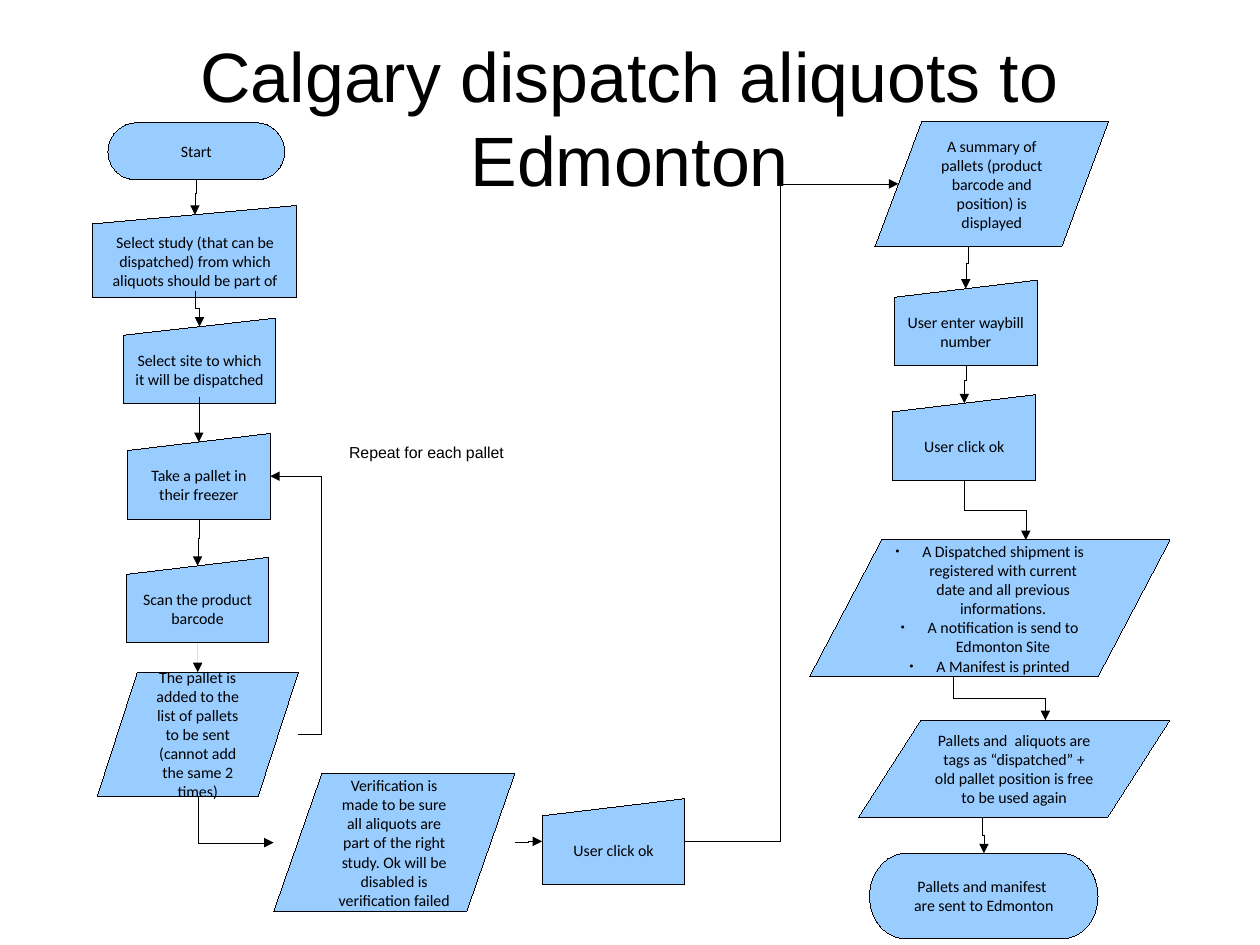
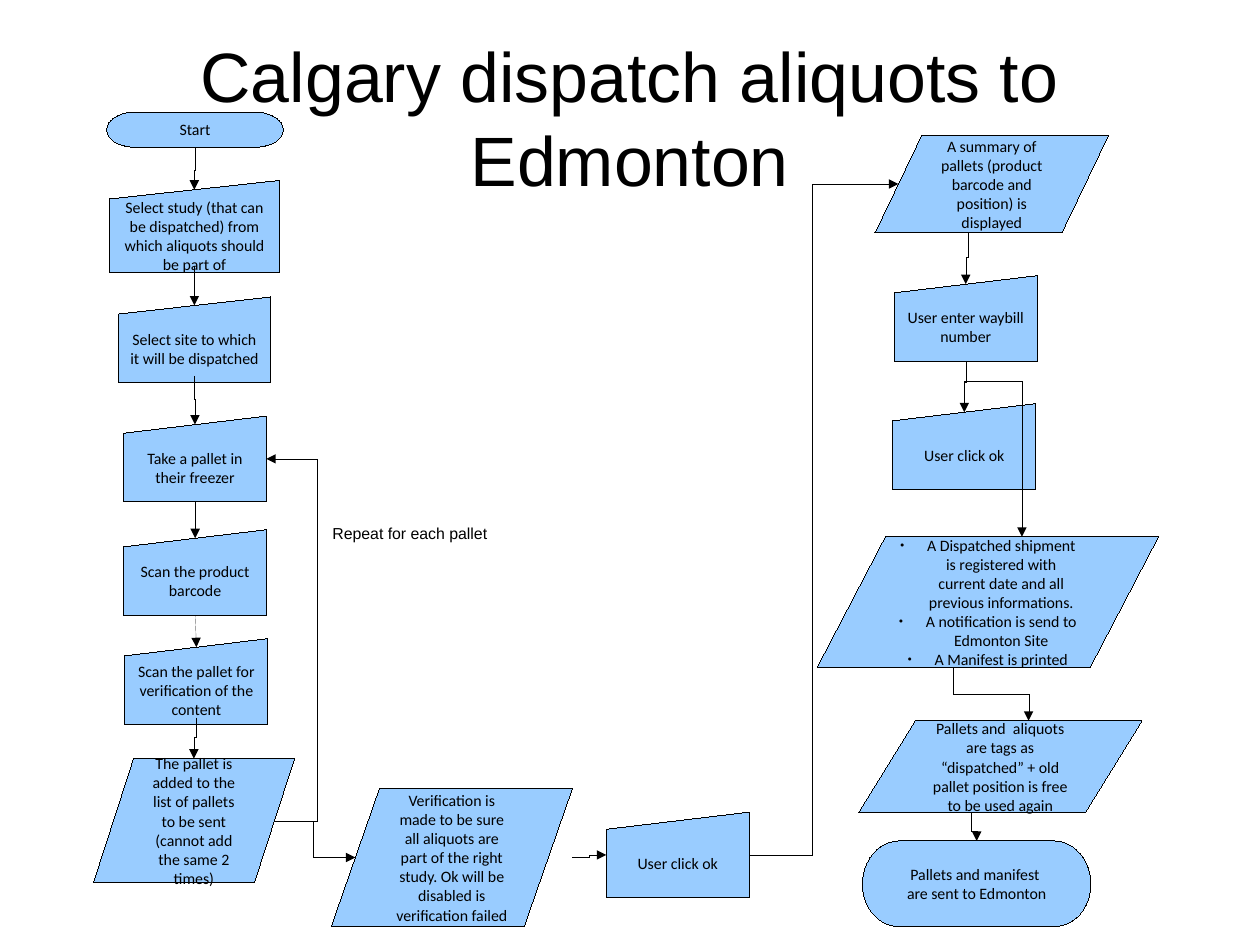
Before and after one commit to CBSR-Biobank/biobank, a slide deck: slide 4 of docs/dispatchModificationsInformation.odp. Drawn at 1260x945 pixels with LibreOffice and Linux fonts; fonts in the diff are those of the drawing. Boxes give left, top, right and bottom in pixels: in the first picture for what was removed or moved away, otherwise in the second. Text is boxed around its words. In the diff, an @@ line names an element or a change of style, - is before the commit and + after.

Commit message:
update dispatch flowcharts docs

```diff
--- a/docs/dispatchModificationsInformation.odp
+++ b/docs/dispatchModificationsInformation.odp
@@ pill shape "Start": place and size @@
-pill shape "Start" at bbox=[107, 122, 285, 180]
+pill shape "Start" at bbox=[106, 112, 284, 147]
@@ elbow arrow moved from (197, 180) - (196, 215) to (196, 147) - (194, 190) @@
@@ flow chart input output "A summary of pallets (product ...": place and size @@
-flow chart input output "A summary of pallets (product ..." at bbox=[876, 121, 1109, 246]
+flow chart input output "A summary of pallets (product ..." at bbox=[876, 135, 1109, 232]
@@ flow chart manual input "Select study (that can be ...": place and size @@
-flow chart manual input "Select study (that can be ..." at bbox=[93, 206, 297, 298]
+flow chart manual input "Select study (that can be ..." at bbox=[110, 181, 279, 273]
@@ elbow arrow moved from (685, 842) - (899, 184) to (749, 855) - (899, 184) @@
@@ elbow arrow moved from (968, 246) - (966, 289) to (968, 233) - (966, 285) @@
@@ elbow arrow moved from (196, 290) - (200, 327) to (194, 265) - (194, 305) @@
@@ flow chart manual input "Select site to which it ...": place and size @@
-flow chart manual input "Select site to which it ..." at bbox=[123, 318, 277, 404]
+flow chart manual input "Select site to which it ..." at bbox=[118, 297, 271, 383]
@@ flow chart manual input "User enter waybill number": place and size @@
-flow chart manual input "User enter waybill number" at bbox=[894, 280, 1037, 366]
+flow chart manual input "User enter waybill number" at bbox=[894, 276, 1037, 361]
@@ elbow arrow moved from (200, 397) - (199, 442) to (194, 376) - (196, 424) @@
@@ elbow arrow moved from (966, 366) - (965, 404) to (966, 361) - (965, 413) @@
@@ elbow arrow moved from (965, 480) - (1026, 540) to (965, 404) - (1022, 537) @@
@@ flow chart manual input "Take a pallet in their ...": place and size @@
-flow chart manual input "Take a pallet in their ..." at bbox=[127, 433, 270, 519]
+flow chart manual input "Take a pallet in their ..." at bbox=[123, 416, 266, 502]
@@ flow chart manual input "User click ok": place and size @@
-flow chart manual input "User click ok" at bbox=[893, 394, 1036, 480]
+flow chart manual input "User click ok" at bbox=[893, 404, 1036, 489]
@@ elbow arrow moved from (298, 734) - (270, 477) to (295, 821) - (266, 458) @@
@@ elbow arrow moved from (199, 512) - (198, 566) to (196, 495) - (196, 539) @@
@@ flow chart manual input "Scan the product barcode": place and size @@
-flow chart manual input "Scan the product barcode" at bbox=[126, 558, 269, 644]
+flow chart manual input "Scan the product barcode" at bbox=[123, 529, 266, 615]
@@ text "Repeat for each pallet": place and size @@
-text "Repeat for each pallet" at bbox=[349, 446, 504, 462]
+text "Repeat for each pallet" at bbox=[332, 527, 487, 543]
@@ flow chart input output "A Dispatched shipment is registered ...": place and size @@
-flow chart input output "A Dispatched shipment is registered ..." at bbox=[810, 540, 1171, 677]
+flow chart input output "A Dispatched shipment is registered ..." at bbox=[818, 537, 1159, 668]
@@ arrow moved from (198, 637) - (198, 672) to (196, 608) - (197, 647) @@
@@ flow chart manual input added at bbox=[125, 639, 268, 725], fill #99CCFF, outline #000000 0 pt, 10 pt, text #000000 @@
+Scan the pallet for verification of the content
@@ elbow arrow moved from (954, 677) - (1046, 720) to (954, 668) - (1029, 721) @@
@@ elbow arrow added from (197, 718) to (194, 759), #000000 0 pt @@
@@ flow chart input output "Pallets and aliquots are tags ...": place and size @@
-flow chart input output "Pallets and aliquots are tags ..." at bbox=[859, 720, 1171, 818]
+flow chart input output "Pallets and aliquots are tags ..." at bbox=[859, 721, 1142, 813]
@@ flow chart input output "The pallet is added to ...": place and size @@
-flow chart input output "The pallet is added to ..." at bbox=[97, 672, 298, 797]
+flow chart input output "The pallet is added to ..." at bbox=[94, 759, 295, 884]
@@ flow chart input output "Verification is made to be ...": place and size @@
-flow chart input output "Verification is made to be ..." at bbox=[273, 774, 515, 912]
+flow chart input output "Verification is made to be ..." at bbox=[332, 789, 573, 927]
@@ elbow arrow moved from (198, 797) - (273, 843) to (274, 821) - (356, 858) @@
@@ flow chart manual input "User click ok": place and size @@
-flow chart manual input "User click ok" at bbox=[542, 799, 685, 885]
+flow chart manual input "User click ok" at bbox=[606, 812, 749, 898]
@@ elbow arrow moved from (983, 818) - (984, 853) to (972, 813) - (978, 842) @@
@@ elbow arrow moved from (515, 843) - (542, 842) to (573, 858) - (606, 855) @@
@@ pill shape "Pallets and manifest": place and size @@
-pill shape "Pallets and manifest" at bbox=[870, 853, 1099, 939]
+pill shape "Pallets and manifest" at bbox=[863, 842, 1092, 927]
```
Also in this commit, not shown: 2 other slides changed, 1 other file.
